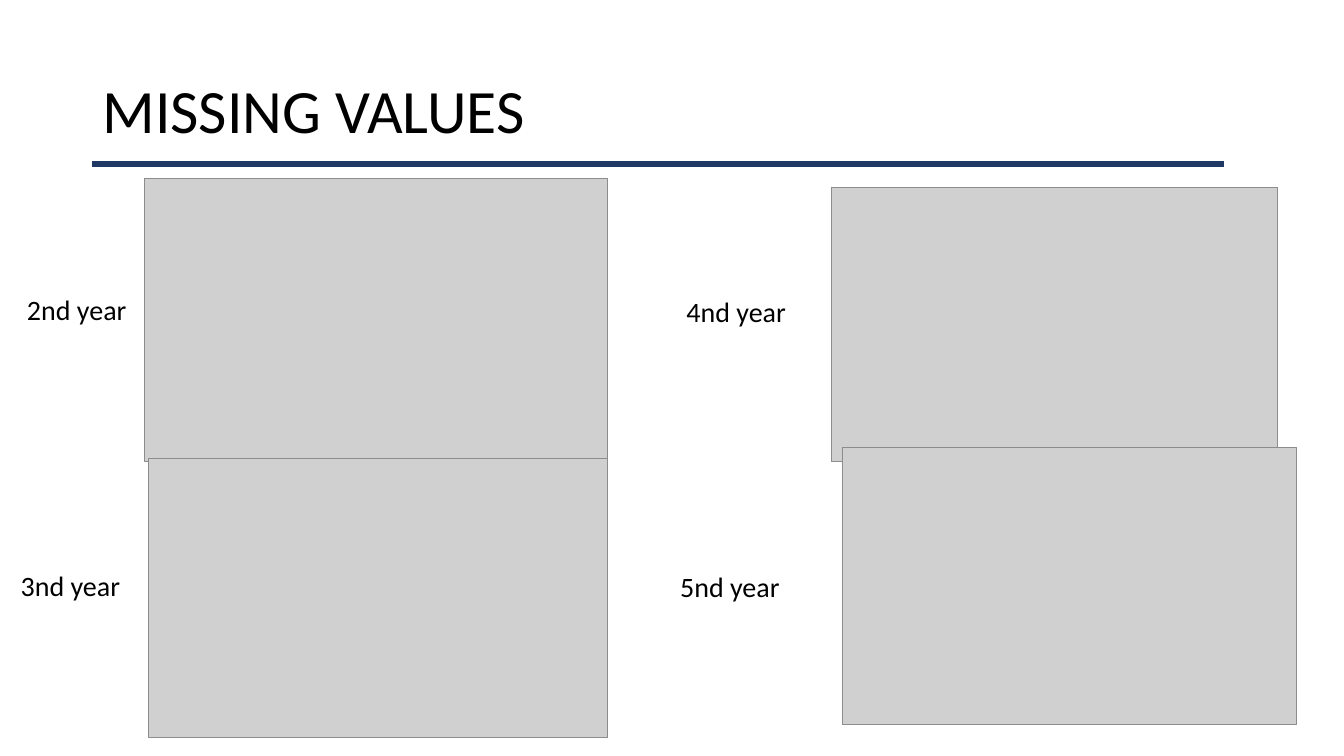
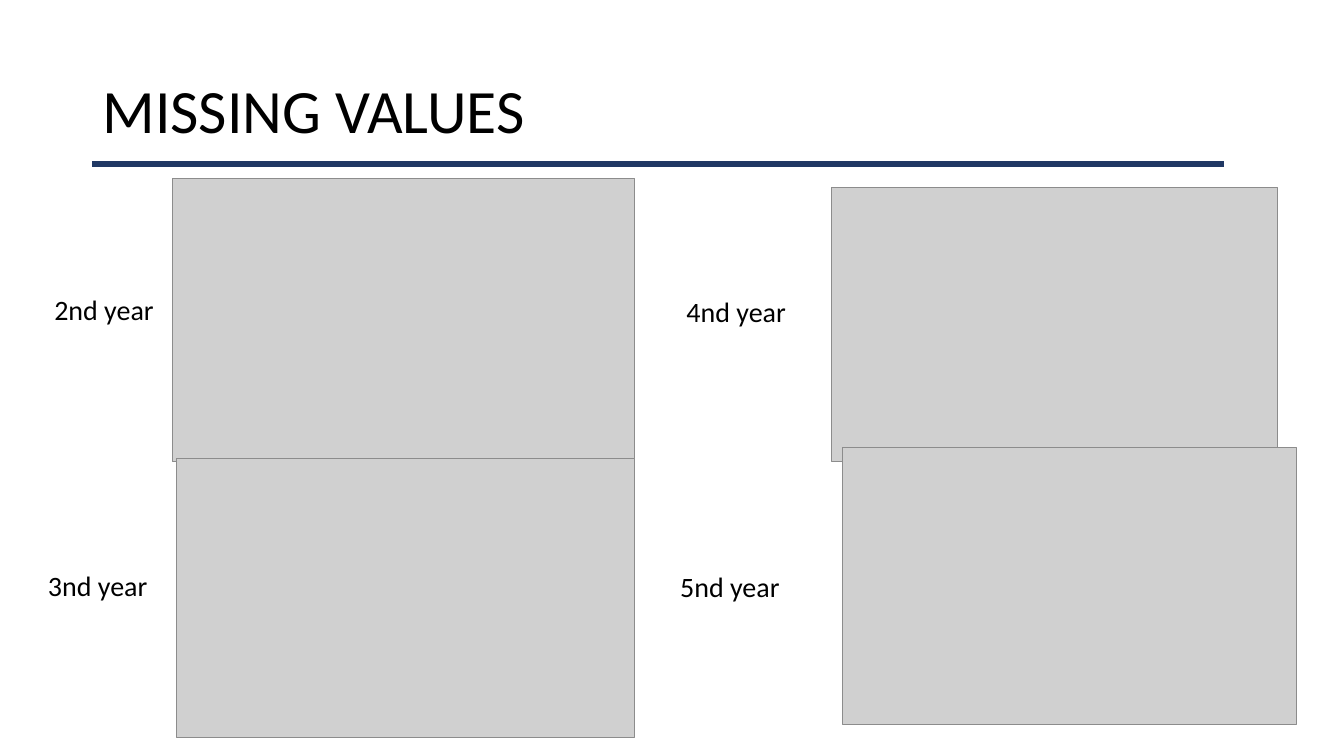
Before and after one commit to alexfrst/PythonForDataAnalysis-A4, a slide deck: slide 15 of report.pptx. Drawn at 1344x756 pixels with LibreOffice and Linux fonts; fonts in the diff are those of the drawing; grey boxes stand for pictures. Boxes give left, top, right and bottom in pixels: in the first picture for what was removed or moved away, otherwise in the second. Text is boxed around its words. In the diff, an @@ line names an element or a change of style, - is before the commit and + after.

```diff
--- a/report.pptx
+++ b/report.pptx
@@ 2 pictures, 2 texts: place and size @@
-2 pictures, 2 texts at box(21, 178, 608, 738)
+2 pictures, 2 texts at box(48, 178, 635, 738)
```
Also in this commit, not shown: 3 other slides changed, 1 other file.
